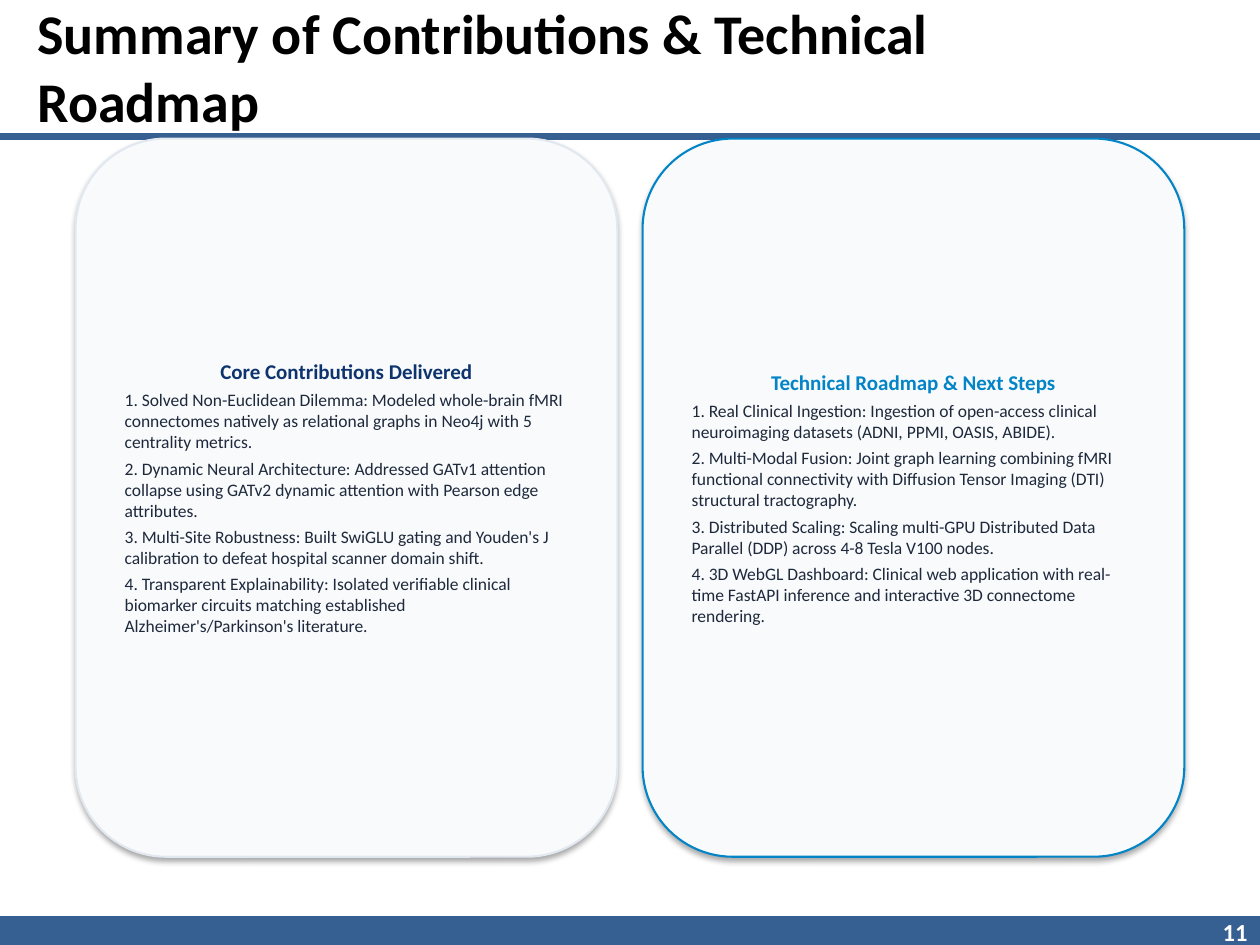
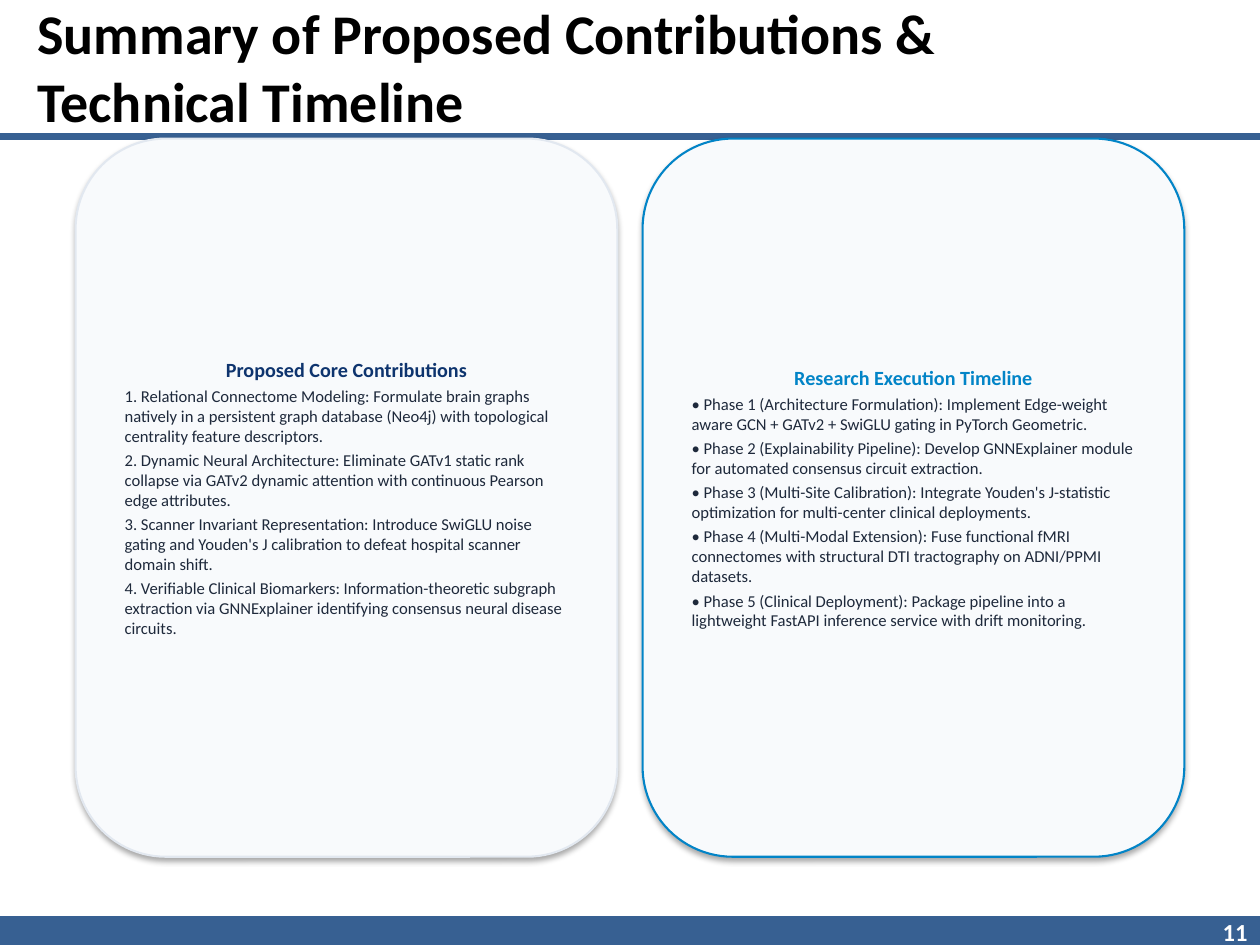
Before and after one commit to AnimeshBasak-14/Neuro-Neo4j, a slide deck: slide 11 of IITR_Neuro_Neo4j_Presentation.pptx. Drawn at 1260x945 pixels with LibreOffice and Linux fonts; fonts in the diff are those of the drawing; background and template pictures are left out. Boxes give left, top, right and bottom in pixels: in the first picture for what was removed or moved away, otherwise in the second. Text is boxed around its words. In the diff, an @@ line names an element or a change of style, - is before the commit and + after.

Commit message:
feat: complete LaTeX thesis blocks and PyG implementation for 9 core mathematical formulations
- models/gnn/neural_connectome_math.py:
  * Complete PyTorch Geometric implementations for Formulations 1 to 9
  * Includes multi-modal fMRI + DTI attentive cross-gating fusion operator
  * 100% verified test execution
- docs/neural_connectome_math.tex:
  * Comprehensive formal LaTeX equations and derivations for PhD thesis
- IITR_Neuro_Neo4j_Presentation.pptx:
  * Recompiled with prospective framing ('What We Will Do' as PhD research plan)
  * Hardware references removed; slides dedicated to Problem Statement, 4 Baseline Papers, Proposed Methodology, Mathematics, and DTI Multi-Modal Extension.

```diff
--- a/IITR_Neuro_Neo4j_Presentation.pptx
+++ b/IITR_Neuro_Neo4j_Presentation.pptx
@@ title at [38, 14, 883, 135]: text changed @@
-Summary of Contributions & Technical Roadmap
+Summary of Proposed Contributions & Technical Timeline
@@ text in rounded rectangle at [125, 363, 562, 634]: text changed; size 10 to 9.5 pt @@
-Core Contributions Delivered
-1. Solved Non-Euclidean Dilemma: Modeled whole-brain fMRI connectomes natively as relational graphs in Neo4j with 5 centrality metrics.
-2. Dynamic Neural Architecture: Addressed GATv1 attention collapse using GATv2 dynamic attention with Pearson edge attributes.
-3. Multi-Site Robustness: Built SwiGLU gating and Youden's J calibration to defeat hospital scanner domain shift.
-4. Transparent Explainability: Isolated verifiable clinical biomarker circuits matching established Alzheimer's/Parkinson's literature.
+Proposed Core Contributions
+1. Relational Connectome Modeling: Formulate brain graphs natively in a persistent graph database (Neo4j) with topological centrality feature descriptors.
+2. Dynamic Neural Architecture: Eliminate GATv1 static rank collapse via GATv2 dynamic attention with continuous Pearson edge attributes.
+3. Scanner Invariant Representation: Introduce SwiGLU noise gating and Youden's J calibration to defeat hospital scanner domain shift.
+4. Verifiable Clinical Biomarkers: Information-theoretic subgraph extraction via GNNExplainer identifying consensus neural disease circuits.
@@ text in rounded rectangle at [692, 371, 1132, 629]: text changed; size 10 to 9.5 pt @@
-Technical Roadmap & Next Steps
-1. Real Clinical Ingestion: Ingestion of open-access clinical neuroimaging datasets (ADNI, PPMI, OASIS, ABIDE).
-2. Multi-Modal Fusion: Joint graph learning combining fMRI functional connectivity with Diffusion Tensor Imaging (DTI) structural tractography.
-3. Distributed Scaling: Scaling multi-GPU Distributed Data Parallel (DDP) across 4-8 Tesla V100 nodes.
-4. 3D WebGL Dashboard: Clinical web application with real-time FastAPI inference and interactive 3D connectome rendering.
+Research Execution Timeline
+• Phase 1 (Architecture Formulation): Implement Edge-weight aware GCN + GATv2 + SwiGLU gating in PyTorch Geometric.
+• Phase 2 (Explainability Pipeline): Develop GNNExplainer module for automated consensus circuit extraction.
+• Phase 3 (Multi-Site Calibration): Integrate Youden's J-statistic optimization for multi-center clinical deployments.
+• Phase 4 (Multi-Modal Extension): Fuse functional fMRI connectomes with structural DTI tractography on ADNI/PPMI datasets.
+• Phase 5 (Clinical Deployment): Package pipeline into a lightweight FastAPI inference service with drift monitoring.
```
Also in this commit, not shown: 9 other slides changed, 1 slide added, 1 slide removed, 3 other files.
